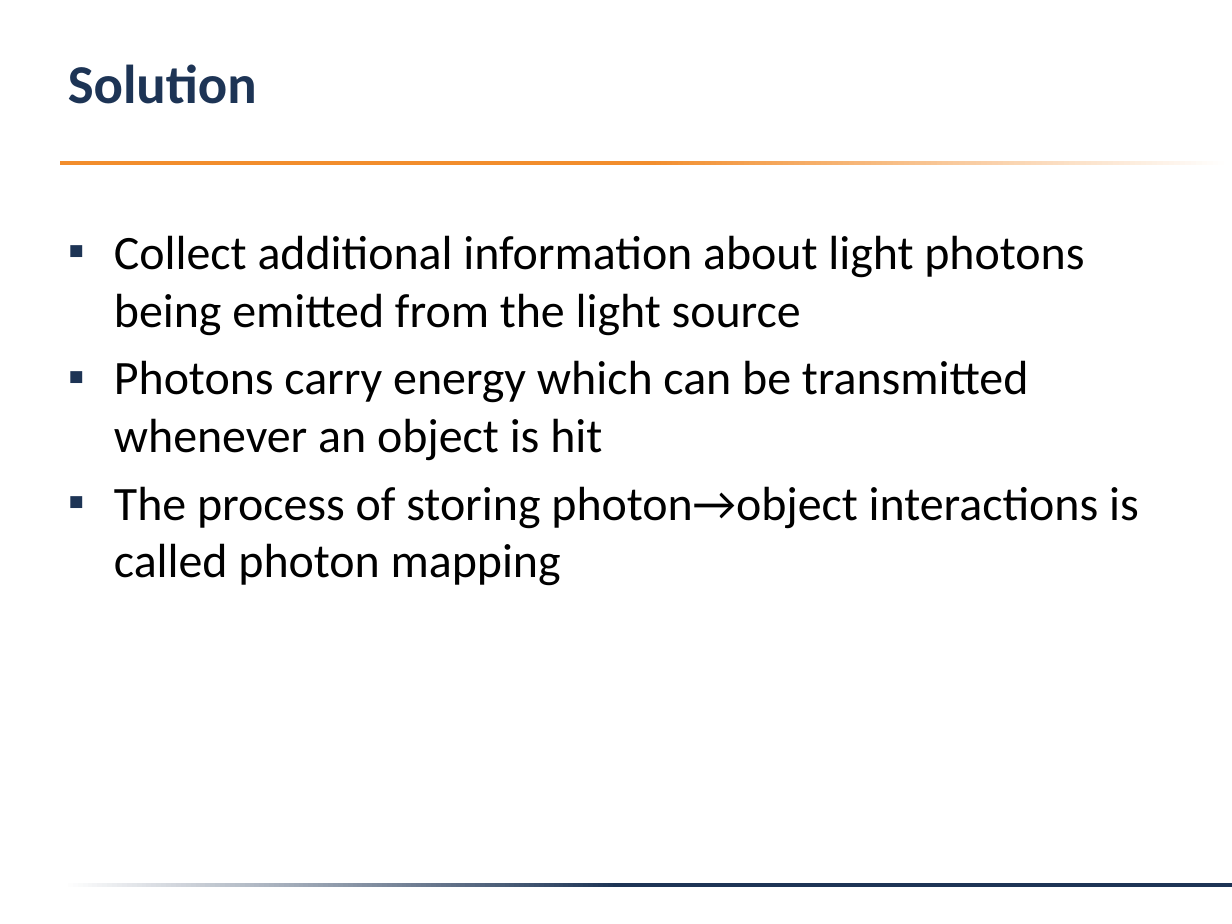
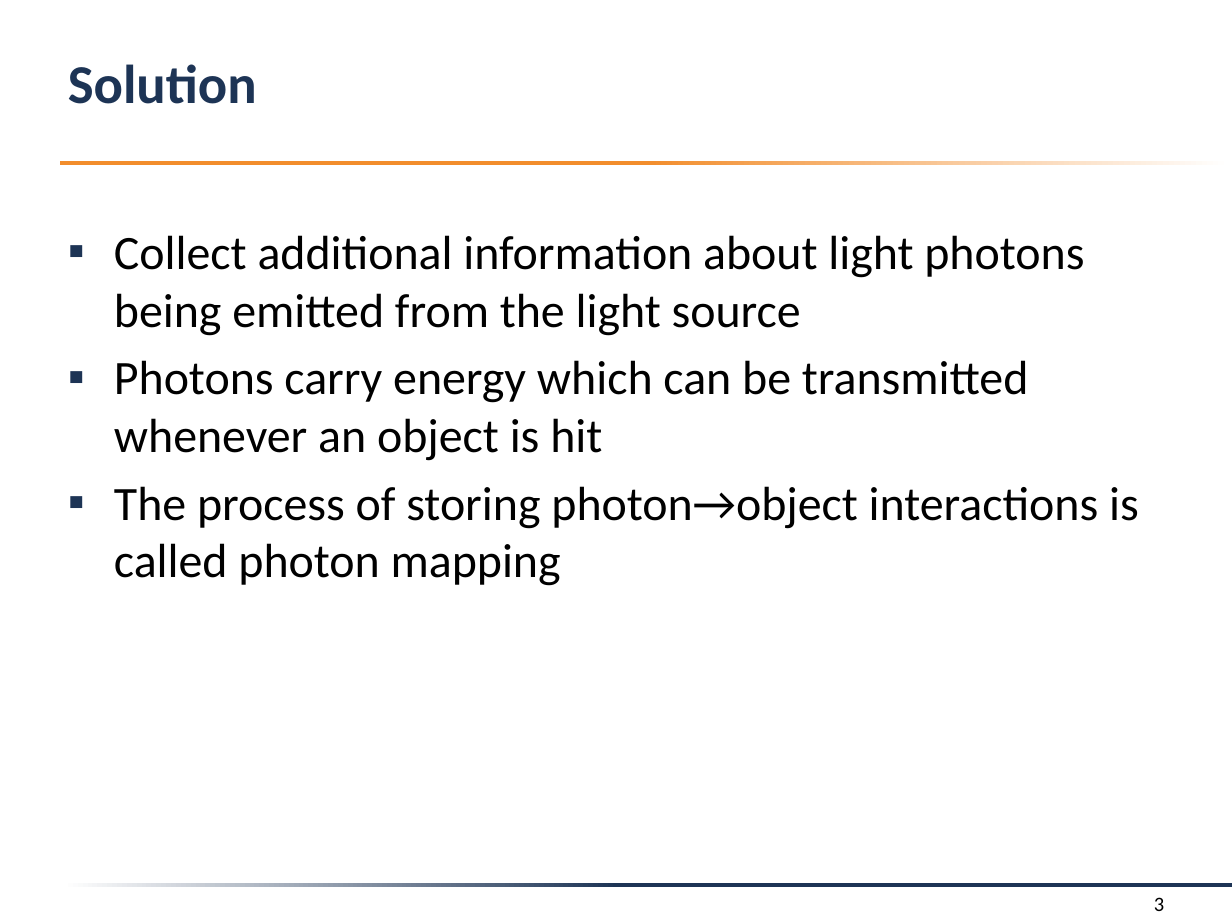
Before and after one commit to f-tischler/FortgeschritteneComputergrafik, a slide deck: slide 3 of Präsentation/presentation.pptx. Drawn at 1232x924 pixels with LibreOffice and Linux fonts; fonts in the diff are those of the drawing; background and template pictures are left out. Boxes give left, top, right and bottom in pixels: in the first picture for what was removed or moved away, otherwise in the second. Text is boxed around its words. In the diff, an @@ line names an element or a change of style, - is before the commit and + after.

```diff
--- a/Präsentation/presentation.pptx
+++ b/Präsentation/presentation.pptx
@@ page number added at (x1=1154, y1=897, x2=1164, y2=911), 12 pt, text #000000 @@
+3
```
Also in this commit, not shown: 2 other slides changed, 2 other files.
